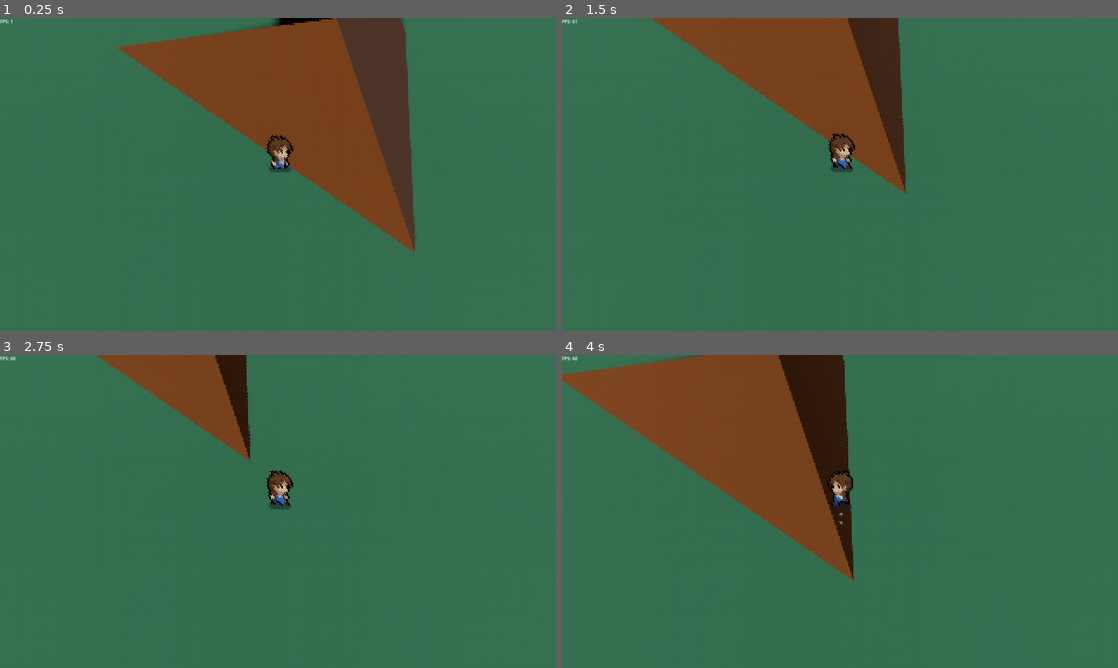
Above: before the commit, frames 1-4 (two rows, left to right).
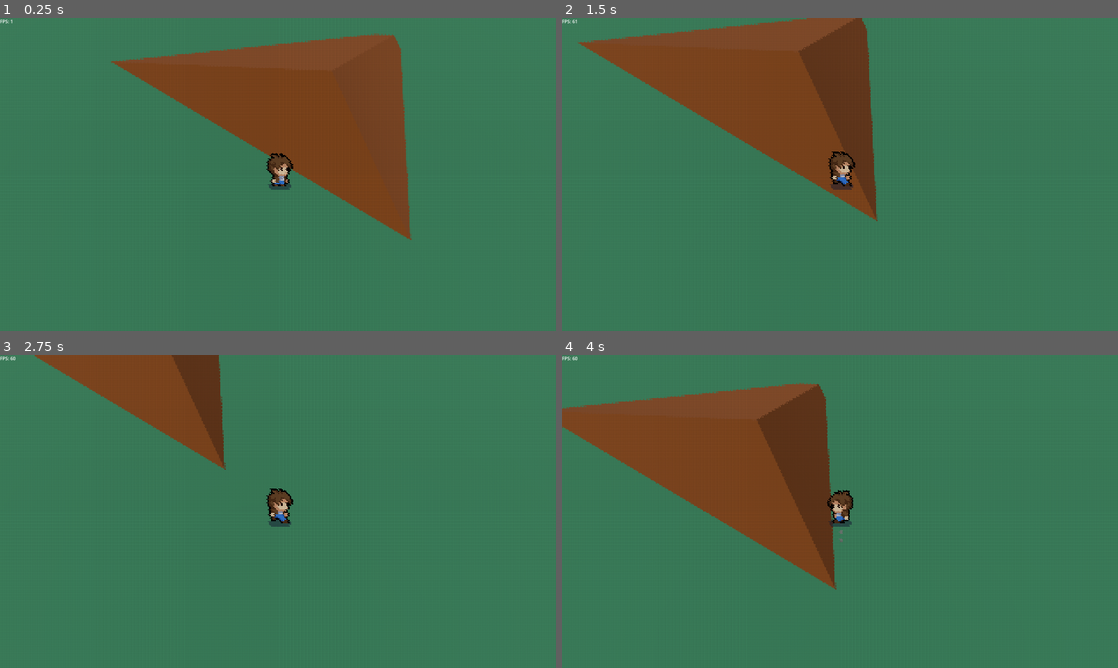
Above: after the commit, the same moments.

Repository: tahsin-s/PIxel-Perfect-3D
Game: Godot game, scene res://Layout.tscn
Same seed, same stepped clock (60 frames per second), same inputs: the game is played once before the commit and once after it.
Inputs:
- Up to frame 1 (0.25 s): no input
- Up to frame 2 (1.5 s): hold D (move_right) 0.53-1.28 s; tap K (jump) at 0.77 s; hold S (move_down) from 1.28 s (still down)
- Up to frame 3 (2.75 s): tap K (jump) at 1.52 s; release S (move_down) at 2.03 s; hold D (move_right) from 2.03 s (still down)
- Up to frame 4 (4 s): release D (move_right) at 2.78 s; hold W (move_up) 2.78-3.53 s; tap K (jump) at 3.02, 3.77 s; hold A (move_left) from 3.53 s (still down)

The runs differ from the first frame. In frame 1, 8.8% of the frame differs, in the area x 20-75%, y 0-75%; in frame 2, 14%; in frame 3, 6.6%; in frame 4, 17%, in the area x 0-53%, y 0-75%.

Commit message:
Disable scaling

Diff:
--- a/Scaling_preset.gd
+++ b/Scaling_preset.gd
@@ -2,11 +2,11 @@
 extends Node3D
 
 # Called when the node enters the scene tree for the first time.
-func _ready():
-	# ensure pixels on xy and xz axes are displayed evenly
-	scale.x = Globals.scale.x
-	scale.y = Globals.scale.y
-	scale.z = Globals.scale.z
-
-	# offset position to ensure pixel shading is even
-	position += Globals.mOffset
+#func _ready():
+	## ensure pixels on xy and xz axes are displayed evenly
+	#scale.x = Globals.scale.x
+	#scale.y = Globals.scale.y
+	#scale.z = Globals.scale.z
+	#
+	## offset position to ensure pixel shading is even
+	#position += Globals.mOffset
--- a/char scenes/player_body.tscn
+++ b/char scenes/player_body.tscn
@@ -154,6 +154,7 @@
 [node name="PlayerAnimation" type="AnimatedSprite3D" parent="."]
 transform = Transform3D(1, 0, 0, 0, 1, 0, 0, 0, 1, 0, 2.625, 0)
 pixel_size = 0.125
+billboard = 1
 texture_filter = 2
 sprite_frames = SubResource("SpriteFrames_e5rso")
 animation = &"walk"
